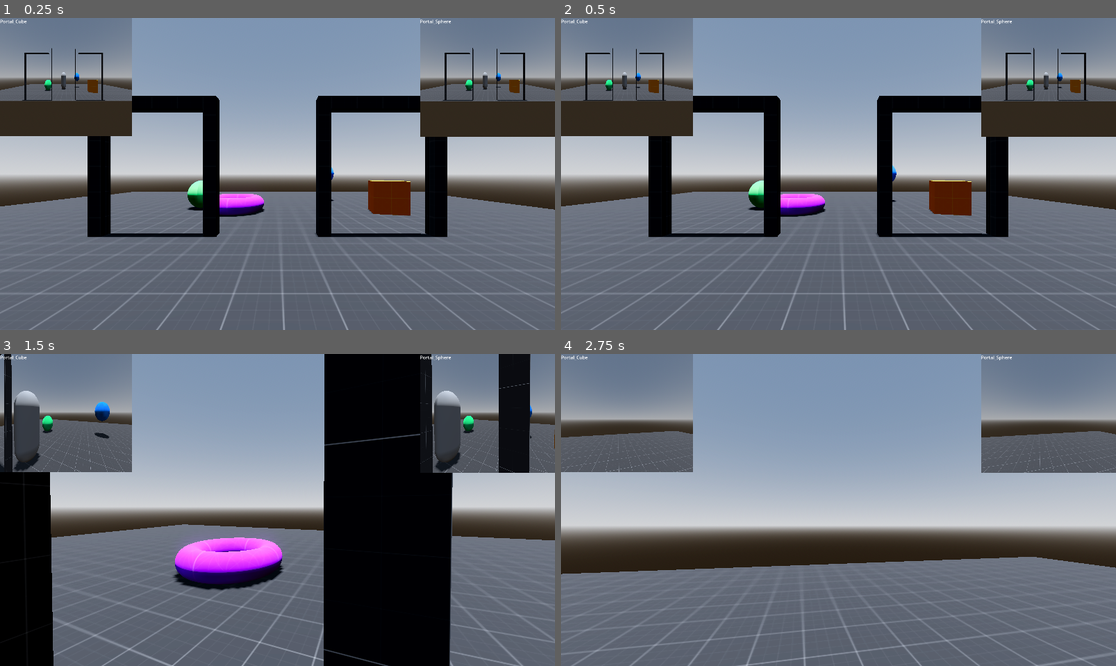
Above: before the commit, frames 1-4 (two rows, left to right).
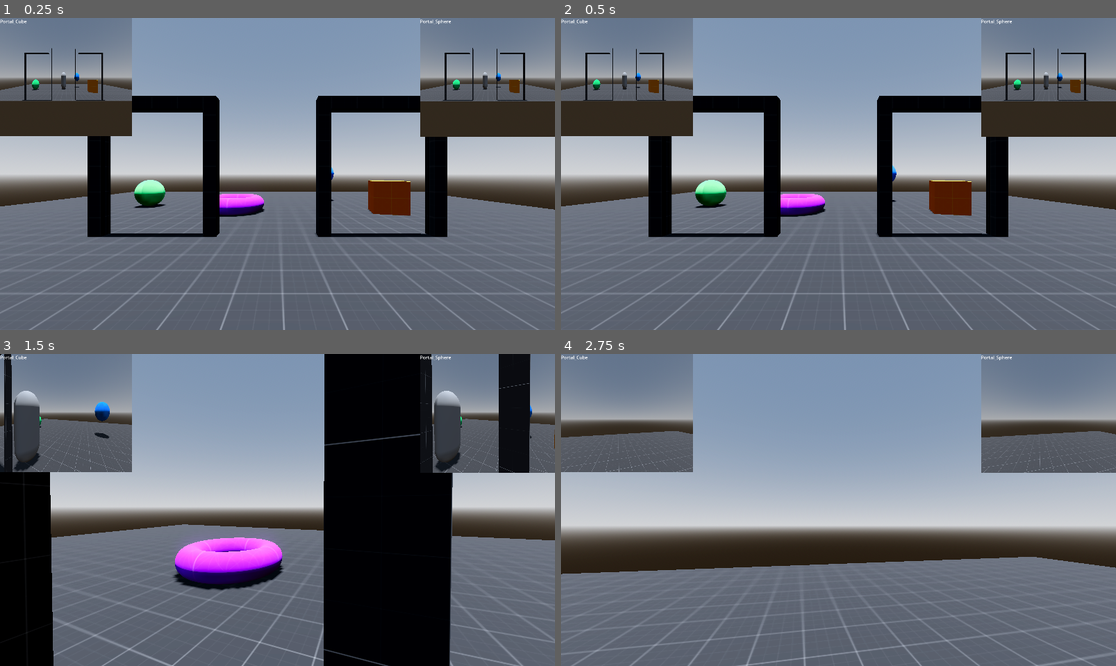
Above: after the commit, the same moments.

Repository: VojtaStruhar/godot-portals-plugin
Game: Godot game, scene res://levels/level_basics.tscn
The game is run twice, just before and just after one commit, with the same random seed, the same clock (stepped at 60 frames per second) and the same inputs. This scene is started directly instead of the project's main scene.
Inputs (mouse positions are in pixels of both pictures, inside the frame that each line leads up to):
- Up to frame 1 (0.25 s): no input
- Up to frame 2 (0.5 s): no input
- Up to frame 3 (1.5 s): tap Enter (ui_accept) at 0.5, 0.77 s; move the mouse to (305, 510) at 0.52 s; hold Up from 0.53 s (still down); tap F (fire) at 0.6 s; move the mouse to (249, 510) at 1.27 s; tap P (toggle_portals) at 1.35 s
- Up to frame 4 (2.75 s): keep holding Up; tap Enter (ui_accept) at 1.52 s; move the mouse to (849, 503) at 2.02 s; tap F (fire) at 2.1 s

The runs differ from the first frame. In frame 1, 0.8% of the frame differs, in the area x 5-86%, y 19-62%; in frame 2, 0.8%; in frame 3, 0.2%; in frame 4, nothing differs.

Commit message:
Exit outline gizmo respects project settings
+ Node export util

Diff:
--- a/levels/level_basics.tscn
+++ b/levels/level_basics.tscn
@@ -186,7 +186,7 @@
 skeleton = NodePath("../..")
 
 [node name="PropSphere" parent="Props" instance=ExtResource("5_p3b8s")]
-transform = Transform3D(1, 0, 0, 0, 1, 0, 0, 0, 1, 2.75, 0.5, 3.25)
+transform = Transform3D(1, 0, 0, 0, 1, 0, 0, 0, 1, 4.92845, 0.5, 3.7125)
 skeleton = NodePath("../..")
 
 [node name="PropTorus" parent="Props" instance=ExtResource("6_p3b8s")]
--- a/scripts/exports_playground.tscn
+++ b/scripts/exports_playground.tscn
@@ -5,9 +5,10 @@
 
 [node name="ExportsPlayground" type="Node3D"]
 
-[node name="NormalExports" type="Node" parent="."]
+[node name="NormalExports" type="Node" parent="." node_paths=PackedStringArray("parent")]
 editor_description = "Demo script with normal @export annotations. I'll try to replicate its inspector with a custom _get_property_list() implementation."
 script = ExtResource("1_465jp")
+parent = NodePath("..")
 favorite_number = 100.0
 teleport_layer = 128
 
--- a/scripts/manual_exports.gd
+++ b/scripts/manual_exports.gd
@@ -2,6 +2,7 @@
 extends Node
 class_name ManualExports
 
+var parent: Node3D
 var favorite_number: float = 42.0
 
 enum Direction { IN, OUT, IN_AND_OUT }
@@ -28,6 +29,7 @@
 func _get_property_list() -> Array[Dictionary]:
 	var config: Array[Dictionary] = []
 
+	config.append(AtExport.node("parent", &"Node3D"))
 	config.append(AtExport.float_range("favorite_number", 0, 100, 1))
 	config.append(AtExport.enum_("dir", &"ManualExports.Direction", Direction))
 	config.append(AtExport.bool_("is_debug"))
@@ -51,6 +53,7 @@
 
 func _property_can_revert(property: StringName) -> bool:
 	return property in [
+		&"parent",
 		&"favorite_number",
 		&"dir",
 		&"teleport_tolerance",
@@ -59,6 +62,7 @@
 
 func _property_get_revert(property: StringName) -> Variant:
 	return {
+		&"parent": null,
 		&"favorite_number": 42.0,
 		&"dir": Direction.IN_AND_OUT,
 		&"teleport_tolerance": 0.1,
--- a/scripts/normal_exports.gd
+++ b/scripts/normal_exports.gd
@@ -1,6 +1,8 @@
 @tool
 extends Node
 class_name NormalExports
+
+@export var parent: Node3D
 
 @export_range(0, 100, 1, "or_greater") var favorite_number: float = 42.0
 
Not shown, changed: addons/portals/gizmos/portal_exit_outline.gd
Not shown, changed: addons/portals/plugin.gd
Not shown, changed: addons/portals/scripts/addon_settings.gd
Not shown, changed: addons/portals/scripts/at_export.gd
